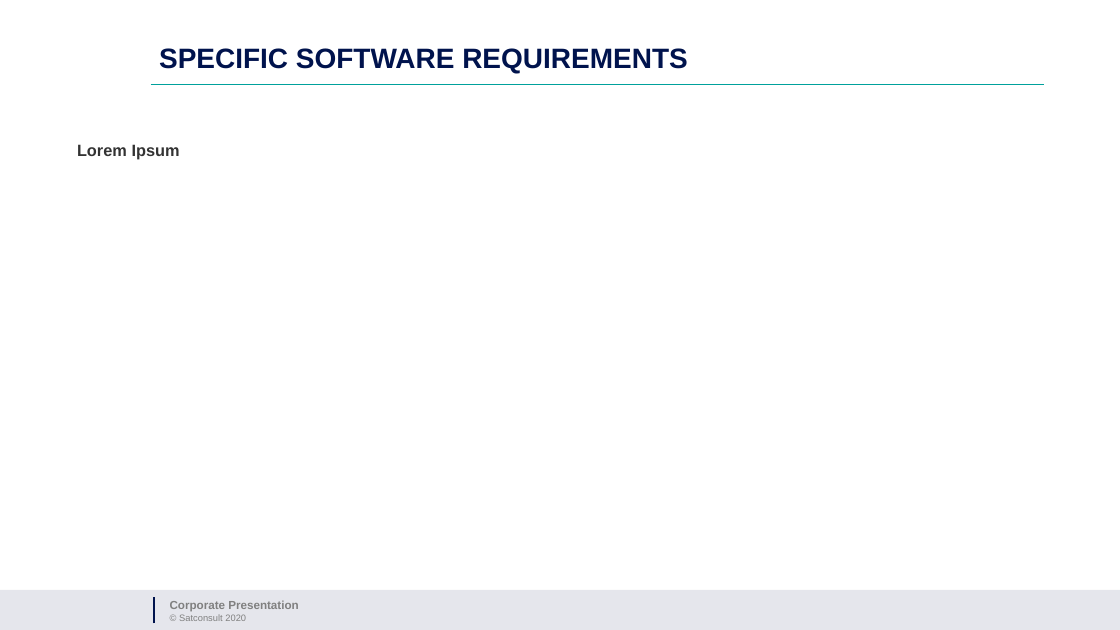
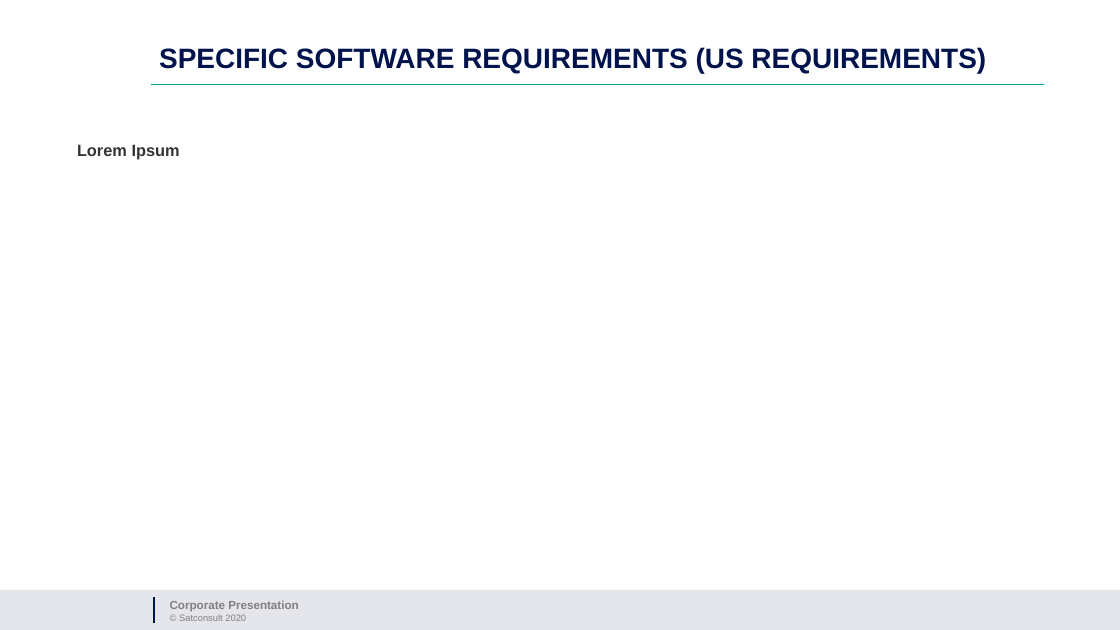
Before and after one commit to leoid3/EO_Tools, a slide deck: slide 18 of Earth Observation Tool.pptx (slide 24 before the commit). Drawn at 1120x630 pixels with LibreOffice and Linux fonts; fonts in the diff are those of the drawing; background and template pictures are left out. Boxes give left, top, right and bottom in pixels: in the first picture for what was removed or moved away, otherwise in the second. Text is boxed around its words. In the diff, an @@ line names an element or a change of style, - is before the commit and + after.

```diff
--- a/Earth Observation Tool.pptx
+++ b/Earth Observation Tool.pptx
@@ title at [159, 47, 986, 73]: text changed @@
-SPECIFIC SOFTWARE REQUIREMENTS
+SPECIFIC SOFTWARE REQUIREMENTS (US REQUIREMENTS)
```
Also in this commit, not shown: 7 other slides changed, 3 slides added, 1 slide removed, 3 other files.
